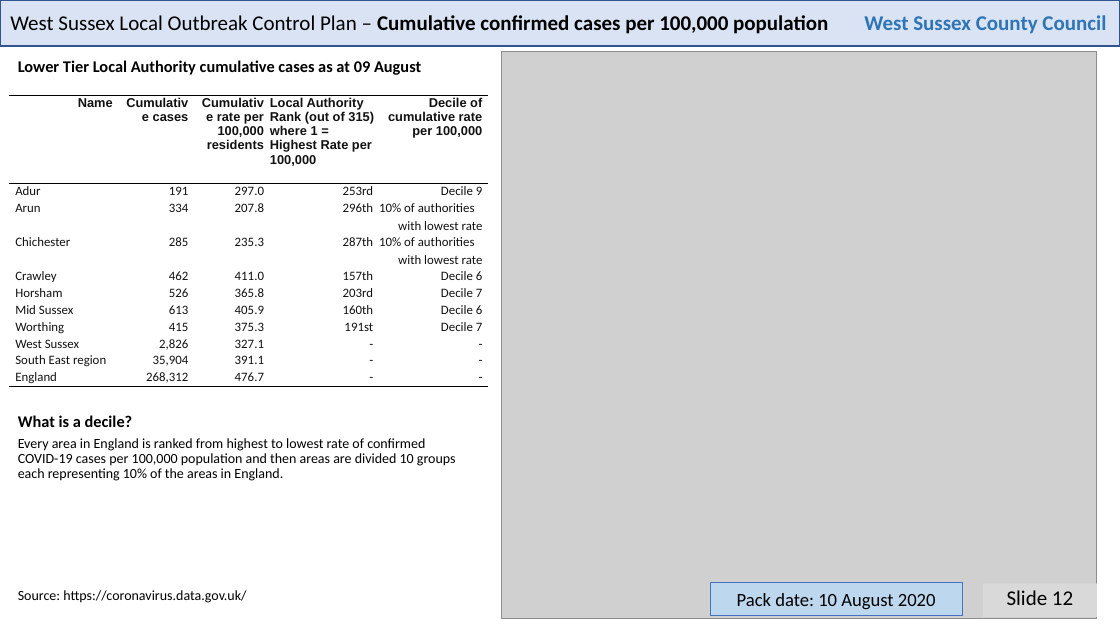
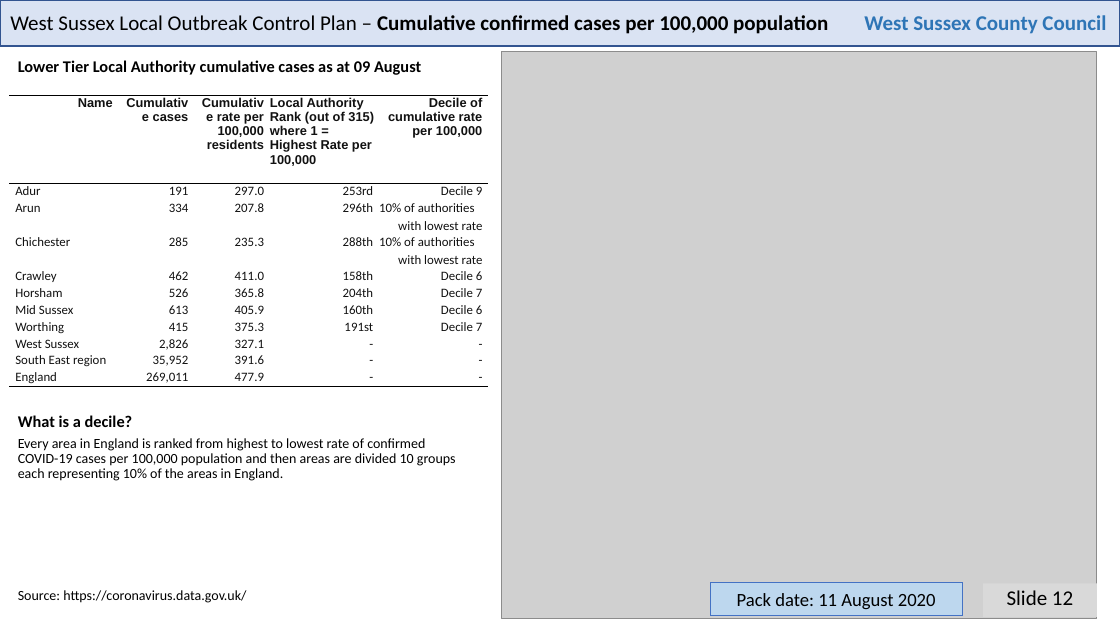
Before and after one commit to psychty/wsx_covid_datapack_public, a slide deck: slide 12 of Latest_West_Sussex_C19_slide_deck.pptx. Drawn at 1120x630 pixels with LibreOffice and Linux fonts; fonts in the diff are those of the drawing; grey boxes stand for pictures. Boxes give left, top, right and bottom in pixels: in the first picture for what was removed or moved away, otherwise in the second. Text is boxed around its words. In the diff, an @@ line names an element or a change of style, - is before the commit and + after.

```diff
--- a/Latest_West_Sussex_C19_slide_deck.pptx
+++ b/Latest_West_Sussex_C19_slide_deck.pptx
@@ table at (9, 96, 488, 387) @@
-row 4, column 4: 287th
+row 4, column 4: 288th
-row 5, column 4: 157th
+row 5, column 4: 158th
-row 6, column 4: 203rd
+row 6, column 4: 204th
-row 10, column 2: 35,904
+row 10, column 2: 35,952
-row 10, column 3: 391.1
+row 10, column 3: 391.6
-row 11, column 2: 268,312
+row 11, column 2: 269,011
-row 11, column 3: 476.7
+row 11, column 3: 477.9
@@ text in rectangle at (737, 593, 936, 609): text changed @@
-Pack date: 10 August 2020
+Pack date: 11 August 2020
```
Also in this commit, not shown: 20 other slides changed, 44 other files.
